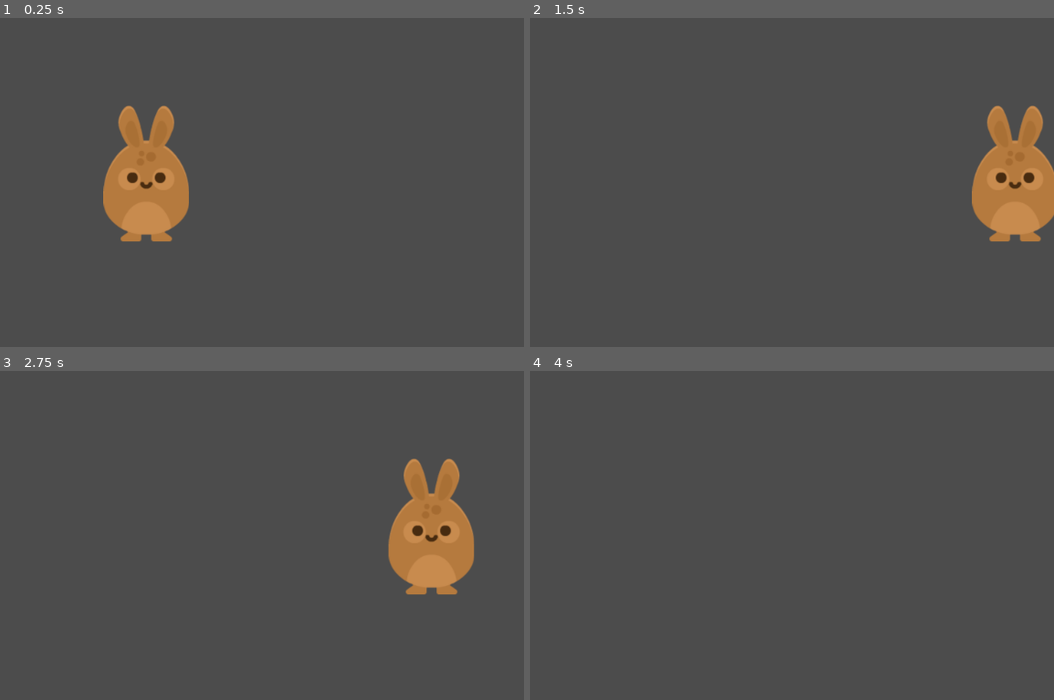
Above: before the commit, frames 1-4 (two rows, left to right).
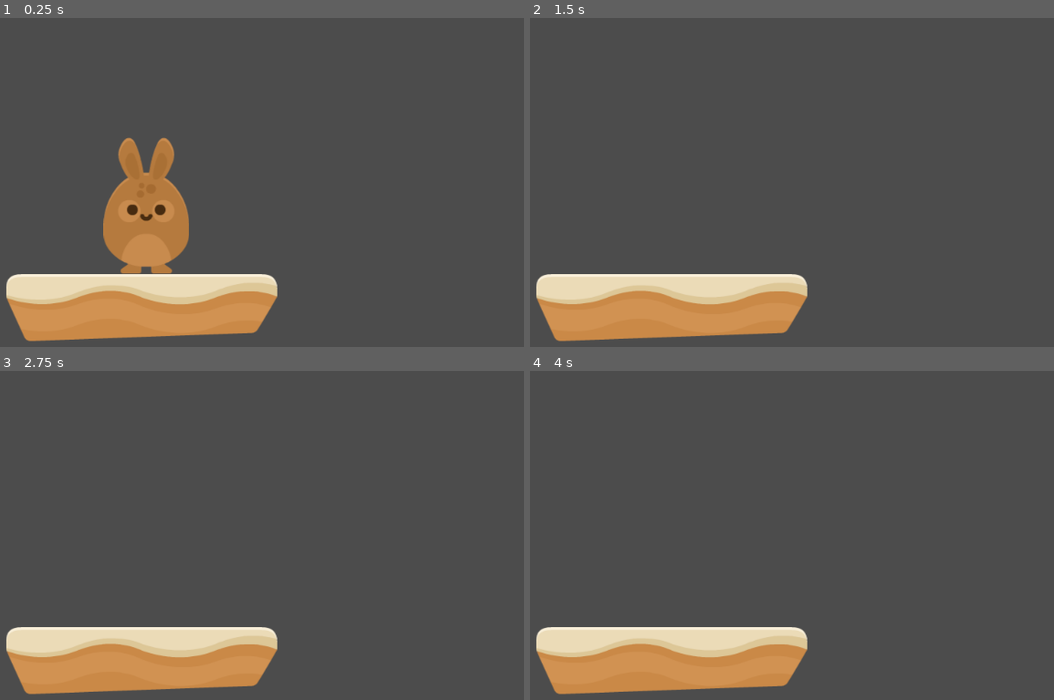
Above: after the commit, the same moments.

Repository: FireBorn123/HoppyDays_3.1.1
Game: Godot game, scene res://Levels/Level1.tscn
The game is run twice, just before and just after one commit, with the same random seed, the same clock (stepped at 60 frames per second) and the same inputs. Before the commit the project starts from res://Player/Player.tscn.
Inputs:
- Up to frame 1 (0.25 s): no input
- Up to frame 2 (1.5 s): tap Enter at 0.5 s; hold Space (Jump) 0.53-1.28 s; hold D (Right) from 0.53 s (still down); tap Space (Jump) at 1.35 s
- Up to frame 3 (2.75 s): tap Space (Jump) at 1.52, 1.82, 2 s; release D (Right) at 2.03 s; hold A (Left) from 2.03 s (still down); hold Space (Jump) from 2.03 s (still down)
- Up to frame 4 (4 s): release A (Left) at 2.78 s; release Space (Jump) at 2.78 s; hold D (Right) from 2.78 s (still down); tap Space (Jump) at 2.85, 3.02, 3.32 s; tap Enter at 3.5 s; hold Space (Jump) from 3.53 s (still down)

The runs differ from the first frame. In frame 1, 13% of the frame differs, in the area x 1-53%, y 26-99%; in frame 2, 14%; in frame 3, 14%, in the area x 1-91%, y 26-99%; in frame 4, 9.4%.

Commit message:
Lecture 18: Make Bunny Jump (3.1.1) Commit

Diff:
--- /dev/null
+++ b/Levels/Level1.tscn
@@ -0,0 +1,21 @@
+[gd_scene load_steps=3 format=2]
+
+[ext_resource path="res://Hoppy-Days-Assets/GFX/Environment/ground_sand.png" type="Texture" id=1]
+[ext_resource path="res://Player/Player.tscn" type="PackedScene" id=2]
+
+[node name="Node2D" type="Node2D"]
+
+[node name="Floor" type="StaticBody2D" parent="."]
+position = Vector2( 487.694, 450.95 )
+__meta__ = {
+"_edit_group_": true
+}
+
+[node name="CollisionPolygon2D" type="CollisionPolygon2D" parent="Floor"]
+visible = false
+polygon = PoolVector2Array( -190.558, -17.3103, -163.358, 45.0512, 160.392, 35.7633, 191.573, -16.6469, 188.919, -34.5593, 180.294, -47.8277, -175.963, -47.8277, -186.577, -40.5301, -191.221, -31.9056 )
+
+[node name="Sprite" type="Sprite" parent="Floor"]
+texture = ExtResource( 1 )
+
+[node name="Player" parent="." instance=ExtResource( 2 )]
--- a/Player/Player.gd
+++ b/Player/Player.gd
@@ -3,14 +3,31 @@
 var motion = Vector2(0, 0)
 
 const SPEED = 500
+const GRAVITY = 400
+const UP = Vector2(0, -1)
+const JUMP_SPEED = 3000
 
 func _physics_process(delta):
+
+	apply_gravity()
+	jump()
+	move_left_and_right()
+	move_and_slide(motion, UP)
+
+func apply_gravity():
+	if not is_on_floor():
+		motion.y += GRAVITY
+	else:
+		motion.y = 0
+
+func jump():
+	if Input.is_action_just_pressed("Jump") && is_on_floor():
+		motion.y -= JUMP_SPEED
+
+func move_left_and_right():
 	if Input.is_action_pressed("Left") and not Input.is_action_pressed("Right"):
 		motion.x = -SPEED
 	elif Input.is_action_pressed("Right") and not Input.is_action_pressed("Left"):
 		motion.x = SPEED
-	#elif Input.is_action_pressed("Jump"):
-		#pass
 	else:
 		motion.x = 0
-	move_and_slide(motion)
--- a/project.godot
+++ b/project.godot
@@ -16,7 +16,7 @@
 [application]
 
 config/name="Hoppy Days"
-run/main_scene="res://Player/Player.tscn"
+run/main_scene="res://Levels/Level1.tscn"
 config/icon="res://icon.png"
 
 [input]
